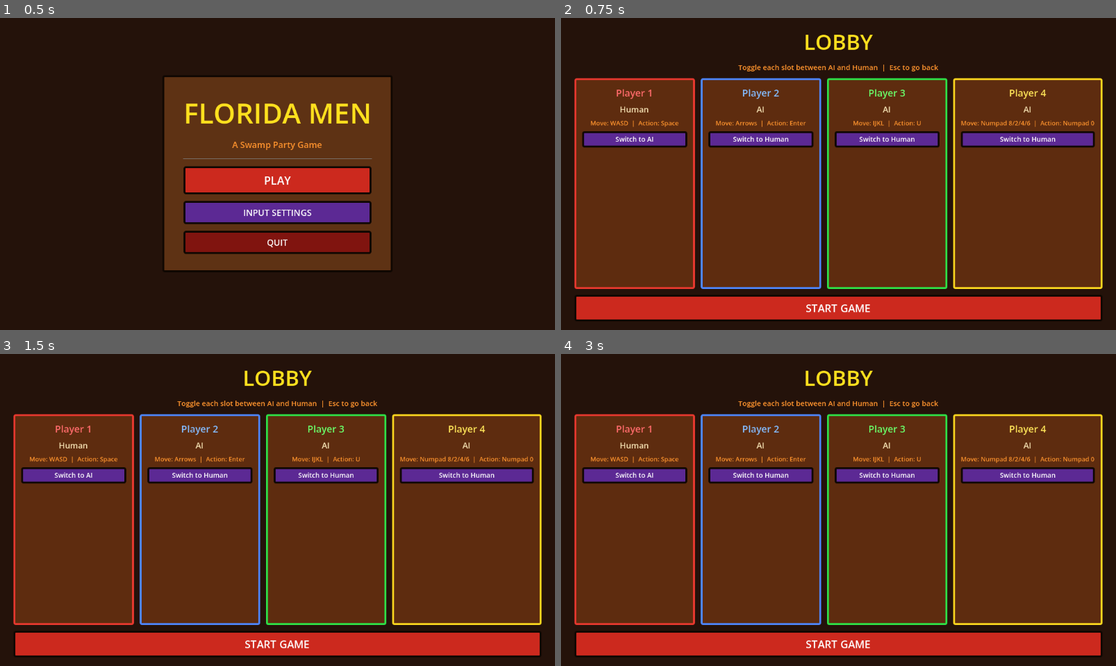
Above: before the commit, frames 1-4 (two rows, left to right).
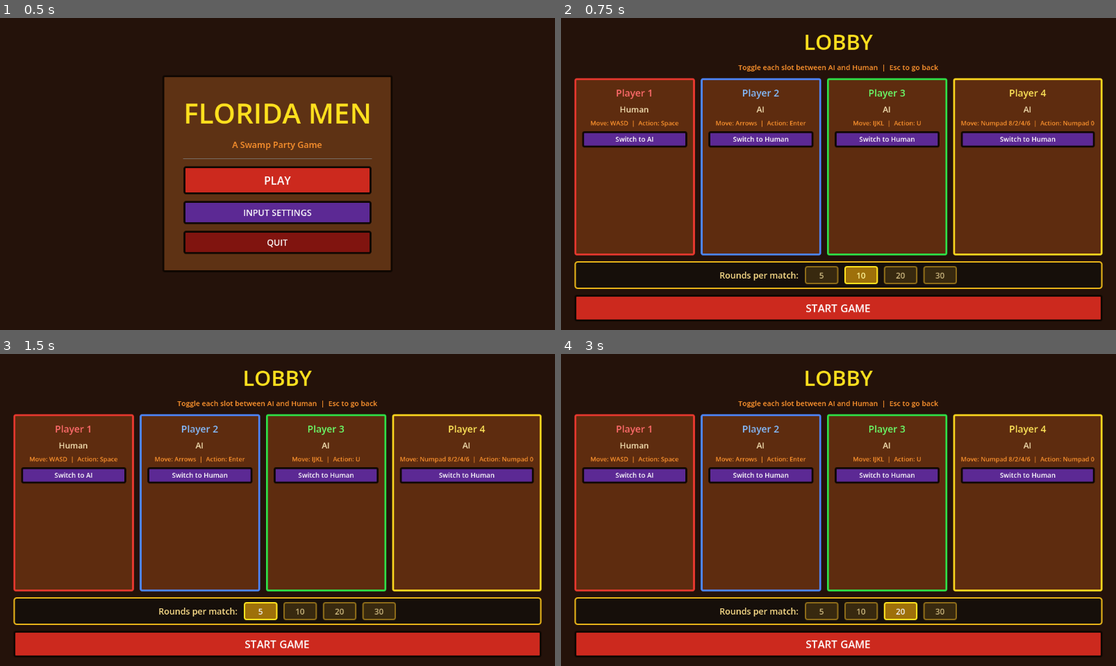
Above: after the commit, the same moments.

Repository: jraleman/florida_men
Game: Godot game, scene res://scenes/main_menu.tscn
Two runs of this game, one before a commit and one after it. Both use one fixed random seed, a clock stepped at 60 frames per second and the inputs below.
Inputs (mouse positions are in pixels of both pictures, inside the frame that each line leads up to):
- Up to frame 1 (0.5 s): no input
- Up to frame 2 (0.75 s): click "PLAY" at 0.5 s
- Up to frame 3 (1.5 s): click (260, 609) at 1.25 s, where only the run after the commit has a clickable "5"
- Up to frame 4 (3 s): click (860, 609) at 2 s, where only the run after the commit has a clickable "10"; click (899, 609) at 2.75 s, where only the run after the commit has a clickable "20"

Frame 1 is identical in both runs. In frame 2, 11% of the frame differs, in the area x 2-98%, y 75-87%; in frame 3, 11%; in frame 4, 10%.

Commit message:
feat: coins economy, configurable rounds, and 30s mini-game cap

Diff:
--- a/scripts/autoload/game_session.gd
+++ b/scripts/autoload/game_session.gd
@@ -1,8 +1,11 @@
 extends Node
 
 const MAX_PLAYERS := 4
-const ROUNDS_PER_MATCH := 6
 const PLACEMENT_POINTS := [3, 2, 1, 0]
+const MINI_GAME_COINS  := [5, 3, 1, 0]  # coins awarded per mini-game placement
+const STARTING_COINS   := 10
+
+var rounds_per_match: int = 10
 
 const MINI_GAMES := [
 	"res://scenes/mini_games/alligator_wrangler.tscn",
@@ -72,6 +75,7 @@
 var _mini_game_index: int = 0
 var last_round_winner_id: int = -1
 var last_round_points: Dictionary = {}
+var last_round_coins: Dictionary = {}
 # Each entry: {game_name, placements: {player_id->int}, points: {player_id->int}}
 var round_history: Array = []
 
@@ -163,6 +167,7 @@
 	mini_game_order.clear()
 	last_round_winner_id = -1
 	last_round_points.clear()
+	last_round_coins.clear()
 	round_history.clear()
 	board_positions.clear()
 	board_coins.clear()
@@ -172,7 +177,7 @@
 	board_coins.clear()
 	for p in players:
 		board_positions[p.id] = 0
-		board_coins[p.id] = 0
+		board_coins[p.id] = STARTING_COINS
 
 func add_board_coins(player_id: int, amount: int) -> void:
 	var current: int = board_coins.get(player_id, 0)
@@ -185,6 +190,7 @@
 	mini_game_order.shuffle()
 	last_round_winner_id = -1
 	last_round_points.clear()
+	last_round_coins.clear()
 	round_history.clear()
 	for p in players:
 		scores[p.id] = 0
@@ -197,6 +203,7 @@
 	mini_game_order.shuffle()
 	last_round_winner_id = -1
 	last_round_points.clear()
+	last_round_coins.clear()
 	round_history.clear()
 	for p in players:
 		scores[p.id] = 0
@@ -218,13 +225,18 @@
 
 func apply_results(results: Array) -> void:
 	last_round_points.clear()
+	last_round_coins.clear()
 	last_round_winner_id = -1
 	var history_placements: Dictionary = {}
 	var history_points: Dictionary = {}
 	for entry in results:
-		var pts: int = PLACEMENT_POINTS[mini(entry.placement, PLACEMENT_POINTS.size() - 1)]
+		var placement: int = mini(entry.placement, PLACEMENT_POINTS.size() - 1)
+		var pts: int = PLACEMENT_POINTS[placement]
+		var coins: int = MINI_GAME_COINS[placement]
 		last_round_points[entry.player_id] = pts
+		last_round_coins[entry.player_id] = coins
 		scores[entry.player_id] += pts
+		add_board_coins(entry.player_id, coins)
 		history_placements[entry.player_id] = entry.placement
 		history_points[entry.player_id] = pts
 		if entry.placement == 0:
@@ -238,7 +250,7 @@
 	round_number += 1
 
 func is_match_over() -> bool:
-	return round_number >= ROUNDS_PER_MATCH
+	return round_number >= rounds_per_match
 
 func get_sorted_scores() -> Array:
 	var result := []
@@ -247,10 +259,16 @@
 		for round_data in round_history:
 			if round_data.placements.get(p.id, 99) == 0:
 				wins += 1
-		result.append({"id": p.id, "name": p.name, "score": scores.get(p.id, 0), "wins": wins})
+		result.append({
+			"id": p.id,
+			"name": p.name,
+			"score": scores.get(p.id, 0),
+			"wins": wins,
+			"coins": board_coins.get(p.id, 0),
+		})
 	result.sort_custom(func(a, b):
-		if a.score != b.score:
-			return a.score > b.score
+		if a.coins != b.coins:
+			return a.coins > b.coins
 		return a.wins > b.wins
 	)
 	return result
@@ -259,7 +277,7 @@
 	var sorted := get_sorted_scores()
 	var parts := []
 	for i in sorted.size():
-		parts.append("%s %dpts" % [sorted[i].name, sorted[i].score])
+		parts.append("%s %d coins" % [sorted[i].name, sorted[i].coins])
 	return "  >  ".join(PackedStringArray(parts))
 
 func get_last_round_winner_name() -> String:
--- a/scripts/board.gd
+++ b/scripts/board.gd
@@ -306,7 +306,7 @@
 	_center_sign.add_child(title_lbl)
 
 	_round_lbl_3d = Label3D.new()
-	_round_lbl_3d.text = "Round 1 / %d" % GameSession.ROUNDS_PER_MATCH
+	_round_lbl_3d.text = "Round 1 / %d" % GameSession.rounds_per_match
 	_round_lbl_3d.position = Vector3(0, -0.30, 0)
 	_round_lbl_3d.pixel_size = 0.006
 	_round_lbl_3d.font_size = 40
@@ -648,7 +648,7 @@
 			_sign_panel.look_at(look_pos, Vector3.UP)
 
 	if _round_lbl_3d != null:
-		_round_lbl_3d.text = "Round %d / %d" % [GameSession.round_number + 1, GameSession.ROUNDS_PER_MATCH]
+		_round_lbl_3d.text = "Round %d / %d" % [GameSession.round_number + 1, GameSession.rounds_per_match]
 
 	# Pulse the active/destination tile
 	if _space_mats.size() == SPACE_COUNT and not _player_order.is_empty():
--- a/scripts/lobby_screen.gd
+++ b/scripts/lobby_screen.gd
@@ -16,8 +16,11 @@
 	"VBoxContainer/PlayerSlots/Slot4/Inner/ToggleButton",
 ]
 
+const ROUND_OPTIONS := [5, 10, 20, 30]
+
 var _status_labels: Array = []
 var _toggle_buttons: Array = []
+var _round_buttons: Array = []
 
 func _ready() -> void:
 	GameSession.clear_session()
@@ -32,6 +35,7 @@
 	for i in range(1, GameSession.MAX_PLAYERS):
 		GameSession.add_ai_player(i)
 	_refresh_slots()
+	_build_rounds_row()
 
 func _unhandled_input(event: InputEvent) -> void:
 	if event.is_action_pressed("ui_cancel"):
@@ -54,3 +58,95 @@
 func _on_start_pressed() -> void:
 	GameSession.start_match()
 	GameSession.go_to("res://scenes/board.tscn")
+
+func _build_rounds_row() -> void:
+	var vbox := $VBoxContainer as VBoxContainer
+
+	var panel := PanelContainer.new()
+	var style := StyleBoxFlat.new()
+	style.bg_color = Color(0.08, 0.06, 0.04, 0.90)
+	style.border_width_left = 3
+	style.border_width_top = 3
+	style.border_width_right = 3
+	style.border_width_bottom = 3
+	style.border_color = Color(0.90, 0.70, 0.10, 1)
+	style.corner_radius_top_left = 6
+	style.corner_radius_top_right = 6
+	style.corner_radius_bottom_right = 6
+	style.corner_radius_bottom_left = 6
+	style.content_margin_left = 14.0
+	style.content_margin_top = 10.0
+	style.content_margin_right = 14.0
+	style.content_margin_bottom = 10.0
+	panel.add_theme_stylebox_override("panel", style)
+
+	var hbox := HBoxContainer.new()
+	hbox.add_theme_constant_override("separation", 12)
+	hbox.alignment = BoxContainer.ALIGNMENT_CENTER
+
+	var lbl := Label.new()
+	lbl.text = "Rounds per match:"
+	lbl.add_theme_font_size_override("font_size", 18)
+	lbl.add_theme_color_override("font_color", Color(1.00, 0.88, 0.55, 1))
+	lbl.size_flags_horizontal = Control.SIZE_SHRINK_CENTER
+	hbox.add_child(lbl)
+
+	for n in ROUND_OPTIONS:
+		var btn := Button.new()
+		btn.text = str(n)
+		btn.custom_minimum_size = Vector2(70, 38)
+		btn.add_theme_font_size_override("font_size", 17)
+		btn.pressed.connect(_on_rounds_pressed.bind(n))
+		_round_buttons.append(btn)
+		hbox.add_child(btn)
+
+	panel.add_child(hbox)
+	vbox.add_child(panel)
+	vbox.move_child(panel, start_button.get_index())
+	_refresh_round_buttons()
+
+func _on_rounds_pressed(n: int) -> void:
+	GameSession.rounds_per_match = n
+	_refresh_round_buttons()
+
+func _refresh_round_buttons() -> void:
+	var style_normal := StyleBoxFlat.new()
+	style_normal.bg_color = Color(0.22, 0.16, 0.06, 1)
+	style_normal.border_width_left = 3
+	style_normal.border_width_top = 3
+	style_normal.border_width_right = 3
+	style_normal.border_width_bottom = 3
+	style_normal.border_color = Color(0.55, 0.42, 0.10, 1)
+	style_normal.corner_radius_top_left = 5
+	style_normal.corner_radius_top_right = 5
+	style_normal.corner_radius_bottom_right = 5
+	style_normal.corner_radius_bottom_left = 5
+	style_normal.content_margin_left = 8.0
+	style_normal.content_margin_top = 6.0
+	style_normal.content_margin_right = 8.0
+	style_normal.content_margin_bottom = 6.0
+
+	var style_selected := StyleBoxFlat.new()
+	style_selected.bg_color = Color(0.62, 0.44, 0.04, 1)
+	style_selected.border_width_left = 3
+	style_selected.border_width_top = 3
+	style_selected.border_width_right = 3
+	style_selected.border_width_bottom = 3
+	style_selected.border_color = Color(1.00, 0.88, 0.12, 1)
+	style_selected.corner_radius_top_left = 5
+	style_selected.corner_radius_top_right = 5
+	style_selected.corner_radius_bottom_right = 5
+	style_selected.corner_radius_bottom_left = 5
+	style_selected.content_margin_left = 8.0
+	style_selected.content_margin_top = 6.0
+	style_selected.content_margin_right = 8.0
+	style_selected.content_margin_bottom = 6.0
+
+	for i in _round_buttons.size():
+		var btn := _round_buttons[i] as Button
+		var is_selected: bool = ROUND_OPTIONS[i] == GameSession.rounds_per_match
+		btn.add_theme_stylebox_override("normal", style_selected if is_selected else style_normal)
+		btn.add_theme_stylebox_override("hover", style_selected if is_selected else style_normal)
+		btn.add_theme_stylebox_override("pressed", style_normal)
+		btn.add_theme_color_override("font_color",
+			Color(1.00, 0.96, 0.60, 1) if is_selected else Color(0.80, 0.72, 0.50, 1))
--- a/scripts/mini_game_base.gd
+++ b/scripts/mini_game_base.gd
@@ -3,7 +3,7 @@
 
 signal game_over(results: Array)
 
-@export var time_limit: float = 60.0
+@export var time_limit: float = 30.0
 
 var _timer: float = 0.0
 var _running: bool = false
--- a/scripts/mini_game_selector.gd
+++ b/scripts/mini_game_selector.gd
@@ -9,7 +9,7 @@
 var _countdown: float = 3.0
 
 func _ready() -> void:
-	round_label.text = "Round %d / %d" % [GameSession.round_number + 1, GameSession.ROUNDS_PER_MATCH]
+	round_label.text = "Round %d / %d" % [GameSession.round_number + 1, GameSession.rounds_per_match]
 	game_name_label.text = GameSession.get_current_mini_game_name()
 	rules_label.text = "\n".join(GameSession.get_current_mini_game_rules())
 	# Only show standings from round 2 onward — nothing to show before the first round
--- a/scripts/mini_games/alligator_wrangler.gd
+++ b/scripts/mini_games/alligator_wrangler.gd
@@ -18,7 +18,7 @@
 var _grid_origin: Vector2
 
 func setup() -> void:
-	time_limit = 60.0
+	time_limit = 30.0
 	show_hud_scores()
 	var players := get_players()
 	for i in players.size():
@@ -75,9 +75,13 @@
 			_move_gator()
 			if wrangle_counts[pid] >= WRANGLES_TO_WIN:
 				_finish_order.append(pid)
-				if _finish_order.size() >= get_players().size():
-					end_game(build_results_from_order(_finish_order))
-					return
+				var remaining: Array = []
+				for p2 in get_players():
+					if p2.id not in _finish_order:
+						remaining.append(p2.id)
+				remaining.sort_custom(func(a, b): return wrangle_counts.get(a, 0) > wrangle_counts.get(b, 0))
+				end_game(build_results_from_order(_finish_order + remaining))
+				return
 
 func on_timeout() -> void:
 	var remaining := []
--- a/scripts/mini_games/hurricane_party.gd
+++ b/scripts/mini_games/hurricane_party.gd
@@ -17,7 +17,7 @@
 var _spawn_timer: float = 0.0
 
 func setup() -> void:
-	time_limit = 45.0
+	time_limit = 30.0
 	show_hud_scores()
 	var vp := get_viewport_rect().size
 	var players := get_players()
--- a/scripts/mini_games/lawnmower_race.gd
+++ b/scripts/mini_games/lawnmower_race.gd
@@ -19,7 +19,7 @@
 var _finish_order: Array = []
 
 func setup() -> void:
-	time_limit = 90.0
+	time_limit = 30.0
 	for p in get_players():
 		var pid: int = p.id
 		player_progress[pid] = 0.0
@@ -64,9 +64,13 @@
 		player_progress[pid] = prog
 		if prog >= TRACK_LENGTH:
 			_finish_order.append(pid)
-			if _finish_order.size() >= get_players().size():
-				end_game(build_results_from_order(_finish_order))
-				return
+			var remaining: Array = []
+			for p2 in get_players():
+				if p2.id not in _finish_order:
+					remaining.append(p2.id)
+			remaining.sort_custom(func(a, b): return player_progress.get(a, 0.0) > player_progress.get(b, 0.0))
+			end_game(build_results_from_order(_finish_order + remaining))
+			return
 
 func _check_collisions() -> void:
 	for p in get_players():
--- a/scripts/mini_games/python_hunt.gd
+++ b/scripts/mini_games/python_hunt.gd
@@ -23,7 +23,7 @@
 const DIRS := [Vector2i(1, 0), Vector2i(-1, 0), Vector2i(0, 1), Vector2i(0, -1)]
 
 func setup() -> void:
-	time_limit = 60.0
+	time_limit = 30.0
 	show_hud_scores()
 	var players := get_players()
 	var corners := [
--- a/scripts/mini_games/rocket_man.gd
+++ b/scripts/mini_games/rocket_man.gd
@@ -20,7 +20,7 @@
 var _walls: Array = []  # {x, gap_y}
 
 func setup() -> void:
-	time_limit = 60.0
+	time_limit = 30.0
 	var vp := get_viewport_rect().size
 	var players := get_players()
 	var y_start := vp.y / 2.0
@@ -82,10 +82,14 @@
 	for p in get_players():
 		if player_alive.get(p.id, false):
 			alive_count += 1
-	if alive_count == 0:
+	if alive_count <= 1:
+		var survivors: Array = []
+		for p in get_players():
+			if player_alive.get(p.id, false):
+				survivors.append(p.id)
 		var rev := _eliminated_order.duplicate()
 		rev.reverse()
-		end_game(build_results_from_order(rev))
+		end_game(build_results_from_order(survivors + rev))
 
 func _update_walls(delta: float) -> void:
 	var vp := get_viewport_rect().size
--- a/scripts/score_board.gd
+++ b/scripts/score_board.gd
@@ -187,9 +187,9 @@
 			display_rank = i
 		prev_score = entry.score
 
-		var pts_earned: int = GameSession.last_round_points.get(entry.id, 0)
+		var coins_earned: int = GameSession.last_round_coins.get(entry.id, 0)
 		var placement: String = PLACEMENT_LABELS[mini(display_rank, PLACEMENT_LABELS.size() - 1)]
-		var tied: bool = i > 0 and sorted[i - 1].score == entry.score
+		var tied: bool = i > 0 and sorted[i - 1].coins == entry.coins
 		var tie_tag := " (tied)" if tied else ""
 		var winner_tag := "  ★ MATCH WINNER" if (display_rank == 0 and match_over) else ""
 		var rank_idx: int = mini(display_rank, RANK_BG_COLORS.size() - 1)
@@ -234,12 +234,12 @@
 
 		var main_label := Label.new()
 		if match_over:
-			main_label.text = "%s  %s%s  —  %d pts  (%d wins)%s" % [
-				placement, entry.name, tie_tag, entry.score, entry.wins, winner_tag
+			main_label.text = "%s  %s%s  —  %d coins  (%d wins)%s" % [
+				placement, entry.name, tie_tag, entry.coins, entry.wins, winner_tag
 			]
 		else:
-			main_label.text = "%s  %s  +%d pts  (total: %d)" % [
-				placement, entry.name, pts_earned, entry.score
+			main_label.text = "%s  %s  +%d coins  (total: %d)" % [
+				placement, entry.name, coins_earned, entry.coins
 			]
 		main_label.horizontal_alignment = HORIZONTAL_ALIGNMENT_CENTER
 		main_label.add_theme_color_override("font_color", Color(1, 1, 1, 1))
